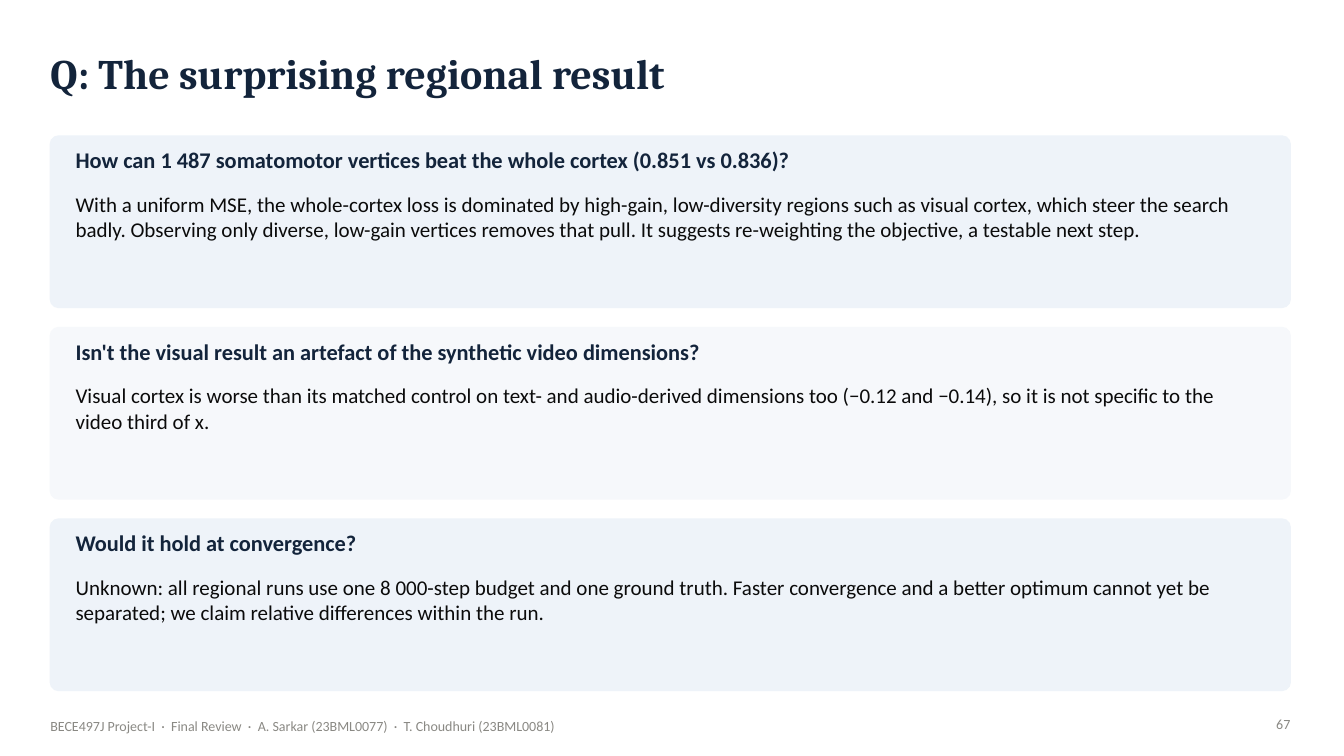
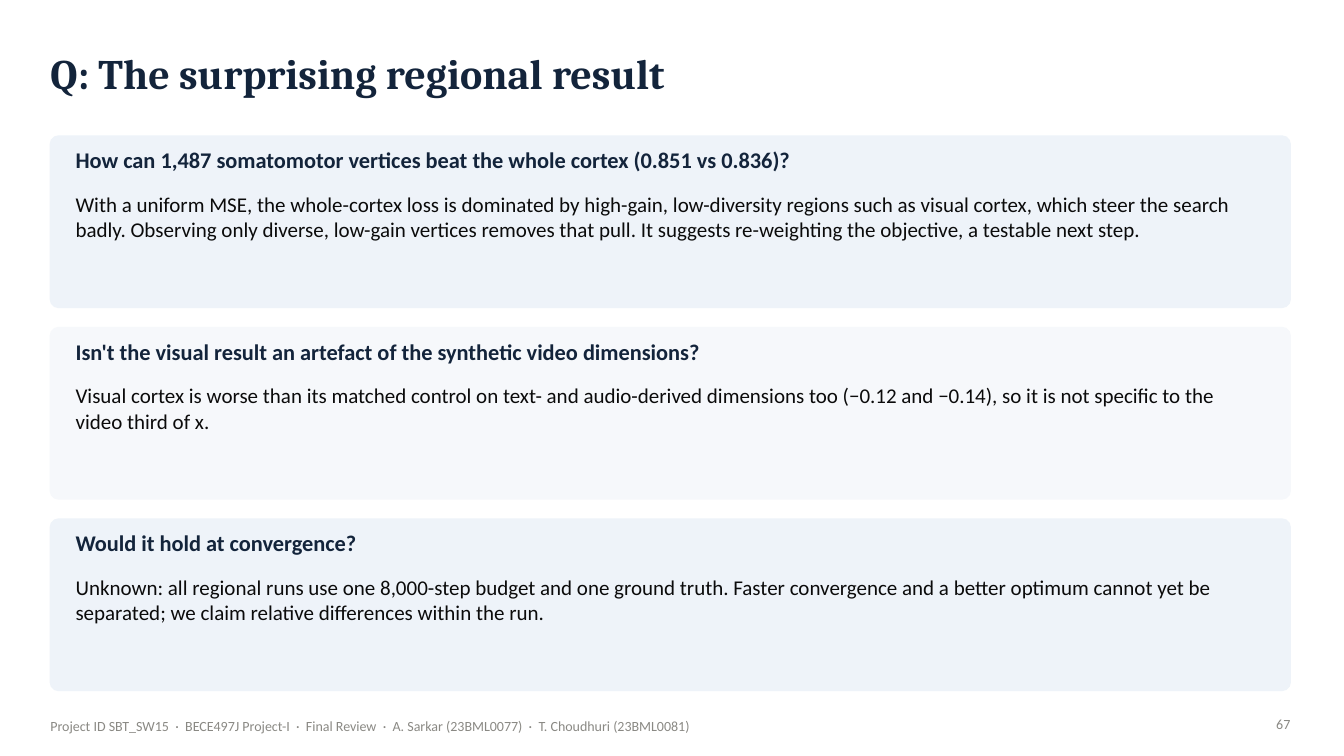
Before and after one commit to Ivxn404/semantic-decoding-tribe-inversion, a slide deck: slide 67 of deck/Final_Sarkar_Choudhuri.pptx. Drawn at 1344x756 pixels with LibreOffice and Linux fonts; fonts in the diff are those of the drawing. Boxes give left, top, right and bottom in pixels: in the first picture for what was removed or moved away, otherwise in the second. Text is boxed around its words. In the diff, an @@ line names an element or a change of style, - is before the commit and + after.

Commit message:
Review III submission files (SBT_SW15): thesis, presentation, poster, 90-s video

```diff
--- a/deck/Final_Sarkar_Choudhuri.pptx
+++ b/deck/Final_Sarkar_Choudhuri.pptx
@@ text at (x1=76, y1=151, x2=790, y2=171): text changed @@
-How can 1 487 somatomotor vertices beat the whole cortex (0.851 vs 0.836)?
+How can 1,487 somatomotor vertices beat the whole cortex (0.851 vs 0.836)?
@@ text at (x1=76, y1=580, x2=1210, y2=624): text changed @@
-Unknown: all regional runs use one 8 000-step budget and one ground truth. Faster convergence and a better optimum cannot yet be separated; we claim relative differences within the run.
+Unknown: all regional runs use one 8,000-step budget and one ground truth. Faster convergence and a better optimum cannot yet be separated; we claim relative differences within the run.
@@ text at (x1=50, y1=721, x2=689, y2=733): text changed @@
-BECE497J Project-I · Final Review · A. Sarkar (23BML0077) · T. Choudhuri (23BML0081)
+Project ID SBT_SW15 · BECE497J Project-I · Final Review · A. Sarkar (23BML0077) · T. Choudhuri (23BML0081)
```
Also in this commit, not shown: 65 other slides changed, 9 other files.
